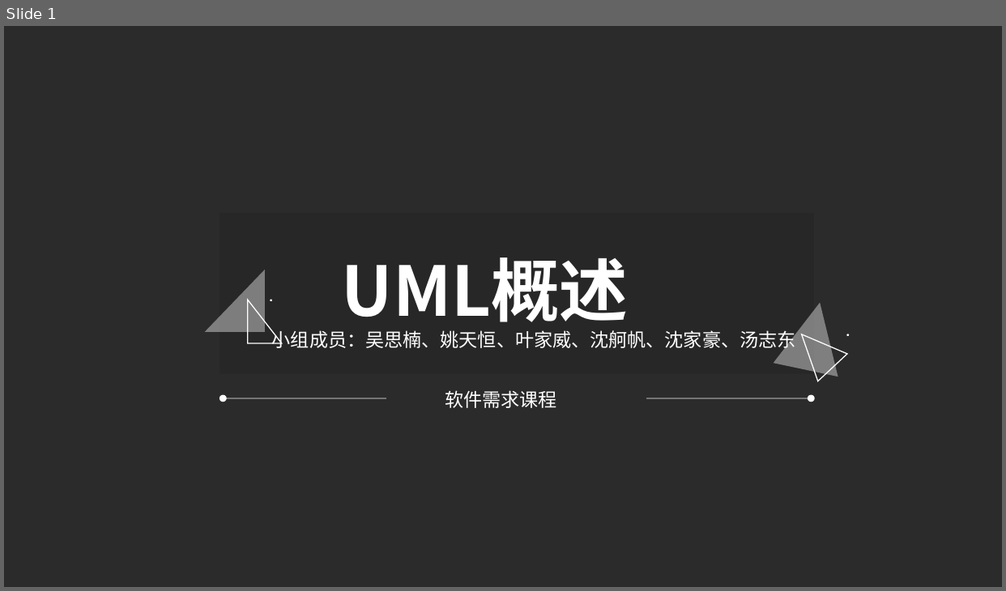
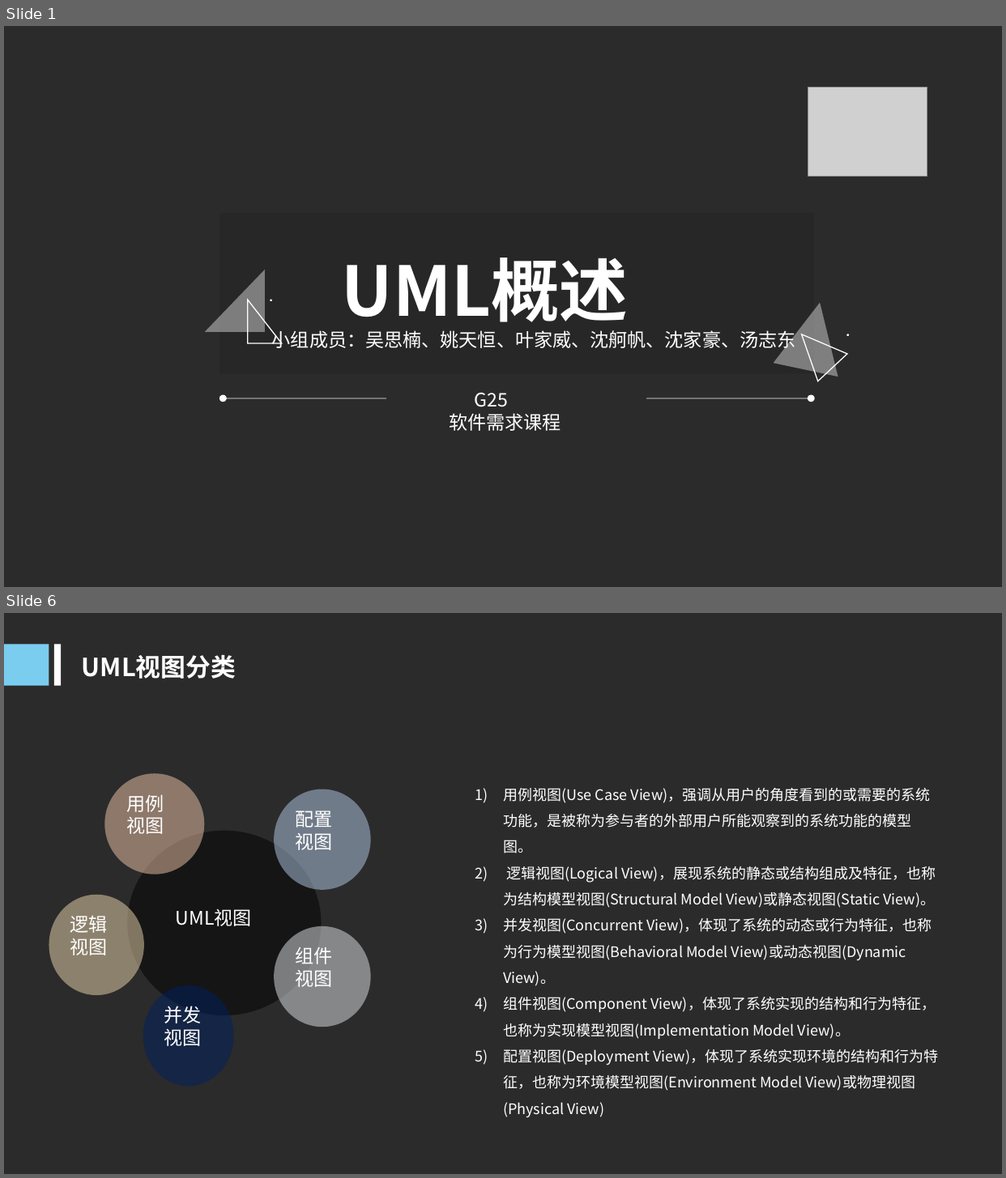
Before and after one commit to woncat/PRD2017, a slide deck: UML概述(部分）.ppt. Shown one above the other, each under a label of ours: slide 1 before the commit, slides 1 and 6 after it; the slides between them are not shown. The pictures are 1006x591 and 1006x1178 pixels, drawn with LibreOffice and Linux fonts; fonts in the diff are those of the drawing; grey boxes stand for pictures; background and template pictures are left out; a plain dark background stands for a picture behind light text. Boxes give left, top, right and bottom in pixels: in the first picture for what was removed or moved away, otherwise in the second. Text is boxed around its words. In the diff, an @@ line names an element or a change of style, - is before the commit and + after.

```diff
--- a/UML概述(部分）.ppt
+++ b/UML概述(部分）.ppt
@@ slide 6 added at (4, 613, 1002, 1174), background picture (left out) @@
@@ rectangle added at (4, 645, 49, 686), fill #7ACDEF @@
@@ rectangle added at (54, 645, 61, 686), fill #FFFFFF @@
@@ text added at (82, 655, 236, 679), 24 pt, text #FFFFFF, bold @@
+UML视图分类
@@ ellipse added at (105, 774, 205, 875), fill #EFC6AA at 50% opacity, 18 pt, text #FFFFFF @@
+用例视图
@@ ellipse added at (274, 789, 371, 890), fill #B5CBE7 at 50% opacity, 18 pt, text #FFFFFF @@
+配置视图
@@ ellipse added at (127, 831, 322, 1016), fill #000000 at 50% opacity, 18 pt, text #FFFFFF @@
+UML视图
@@ text added at (503, 814, 939, 1118), 14 pt, text #FFFFFF @@
+1) 用例视图(Use Case View)，强调从用户的角度看到的或需要的系统功能，是被称为参与者的外部用户所能观察到的系统功能的模型图。
+2) 逻辑视图(Logical View)，展现系统的静态或结构组成及特征，也称为结构模型视图(Structural Model View)或静态视图(Static View)。
+3) 并发视图(Concurrent View)，体现了系统的动态或行为特征，也称为行为模型视图(Behavioral Model View)或动态视图(Dynamic View)。
+4) 组件视图(Component View)，体现了系统实现的结构和行为特征，也称为实现模型视图(Implementation Model View)。
+5) 配置视图(Deployment View)，体现了系统实现环境的结构和行为特征，也称为环境模型视图(Environment Model View)或物理视图(Physical View)
@@ ellipse added at (49, 894, 144, 995), fill #EED7AE at 50% opacity, 18 pt, text #FFFFFF @@
+逻辑视图
@@ ellipse added at (274, 926, 371, 1028), fill #E0E4E5 at 50% opacity, 18 pt, text #FFFFFF @@
+组件视图
@@ ellipse added at (143, 986, 234, 1087), fill #002060 at 50% opacity, 18 pt, text #FFFFFF @@
+并发视图
@@ slide 1 changed as well @@
@@ picture added at (808, 88, 927, 177) @@
@@ text at (474, 393, 508, 408): paragraph added @@
+G25
```
Also in this commit, not shown: 1 other slide changed, 13 other slides added, 10 slides removed.
